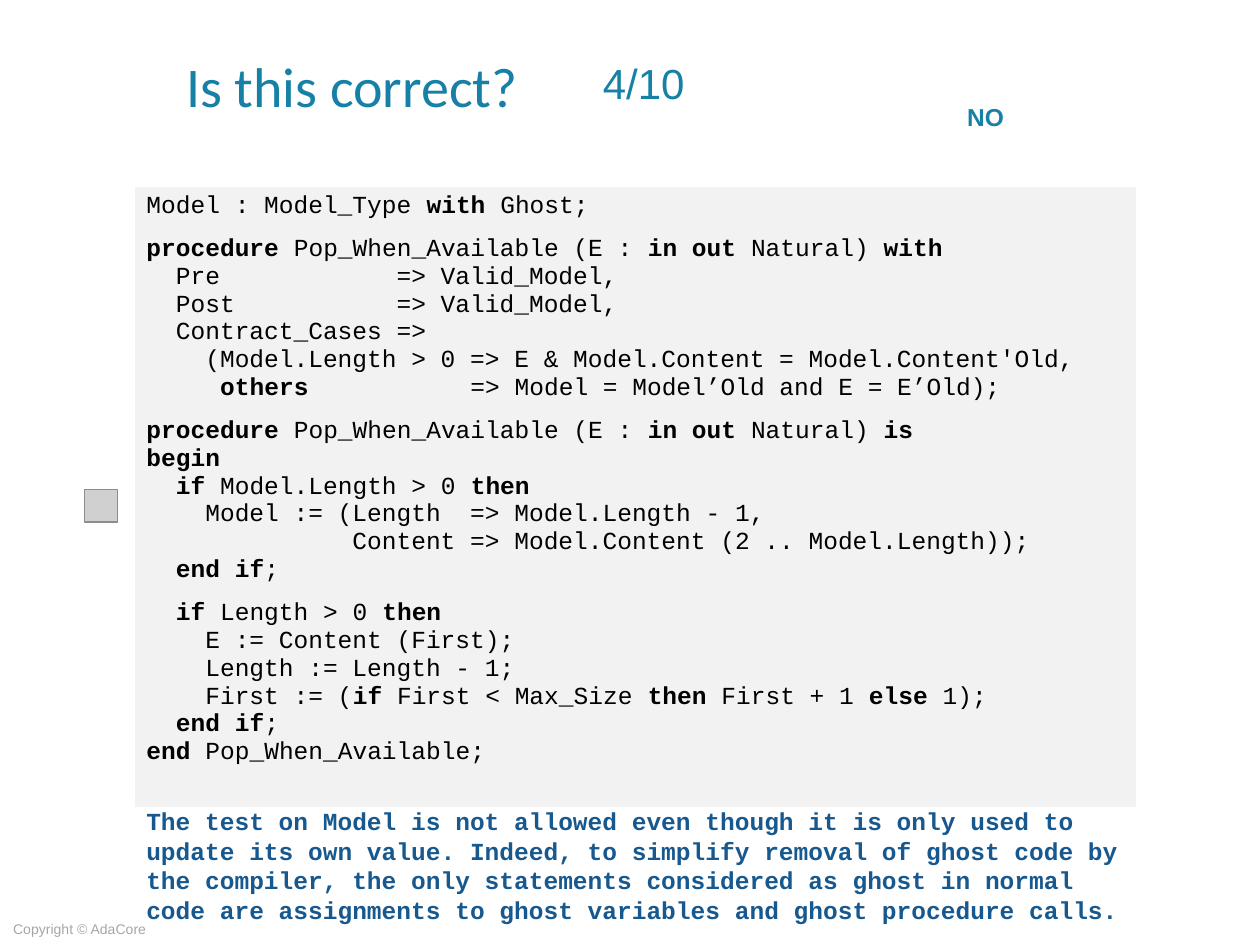
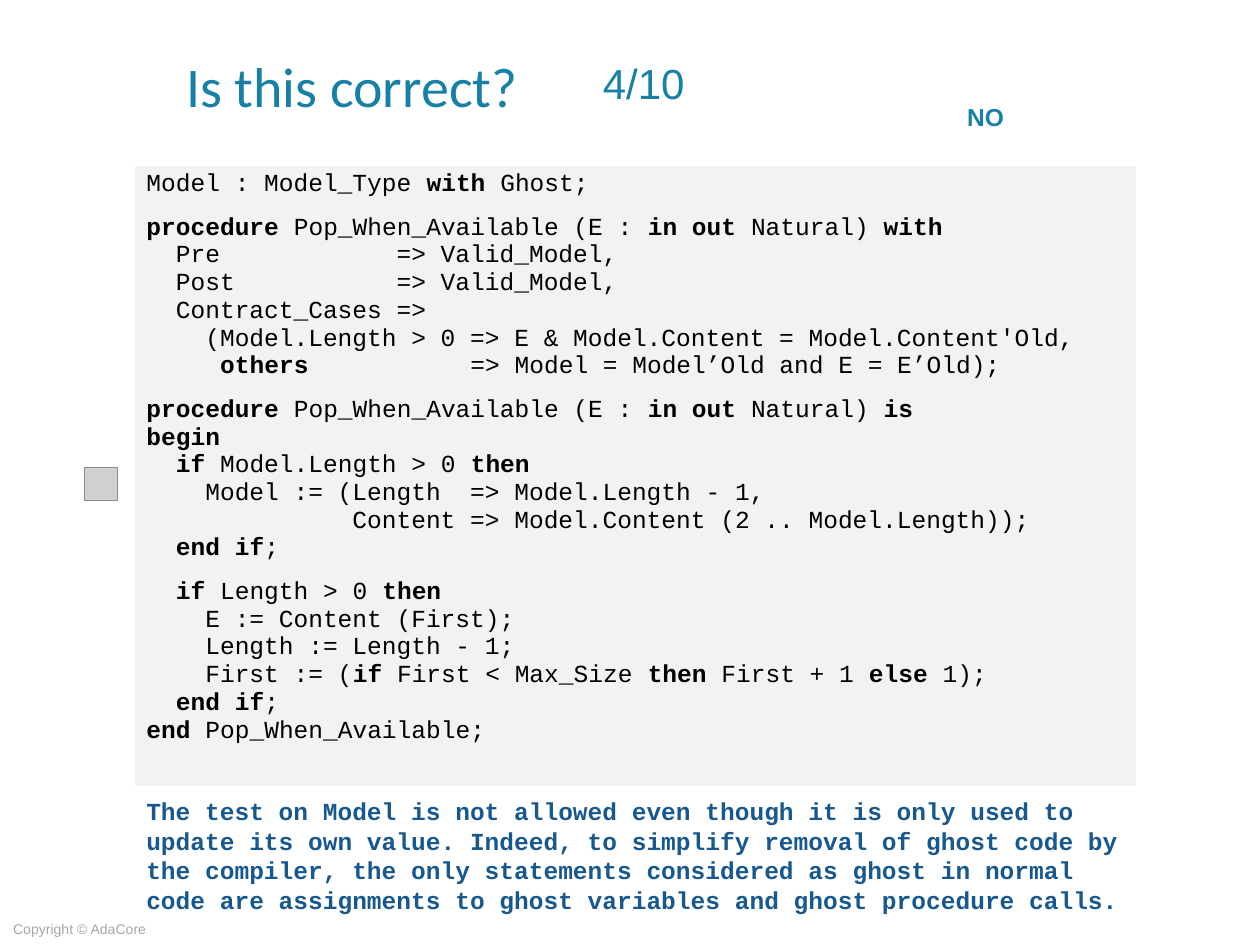
Before and after one commit to AdaCoreU/Courses, a slide deck: slide 24 of lectures/06_SPARK_2014/05_Proof_Of_Functional_Correctness/Slides/05_Proof_Of_Functional_Correctness.ppt. Drawn at 1260x945 pixels with LibreOffice and Linux fonts; fonts in the diff are those of the drawing; grey boxes stand for pictures; background and template pictures are left out. Boxes give left, top, right and bottom in pixels: in the first picture for what was removed or moved away, otherwise in the second. Text is boxed around its words. In the diff, an @@ line names an element or a change of style, - is before the commit and + after.

```diff
--- a/lectures/06_SPARK_2014/05_Proof_Of_Functional_Correctness/Slides/05_Proof_Of_Functional_Correctness.ppt
+++ b/lectures/06_SPARK_2014/05_Proof_Of_Functional_Correctness/Slides/05_Proof_Of_Functional_Correctness.ppt
@@ table: place and size @@
-table at bbox=[134, 186, 1135, 808]
+table at bbox=[134, 165, 1135, 786]
@@ picture: place and size @@
-picture at bbox=[84, 489, 117, 522]
+picture at bbox=[84, 467, 117, 500]
@@ text "The test on Model is ...": place and size @@
-text "The test on Model is ..." at bbox=[146, 812, 1117, 924]
+text "The test on Model is ..." at bbox=[146, 802, 1117, 914]
```
Also in this commit, not shown: 24 other slides changed, 3 other files.
